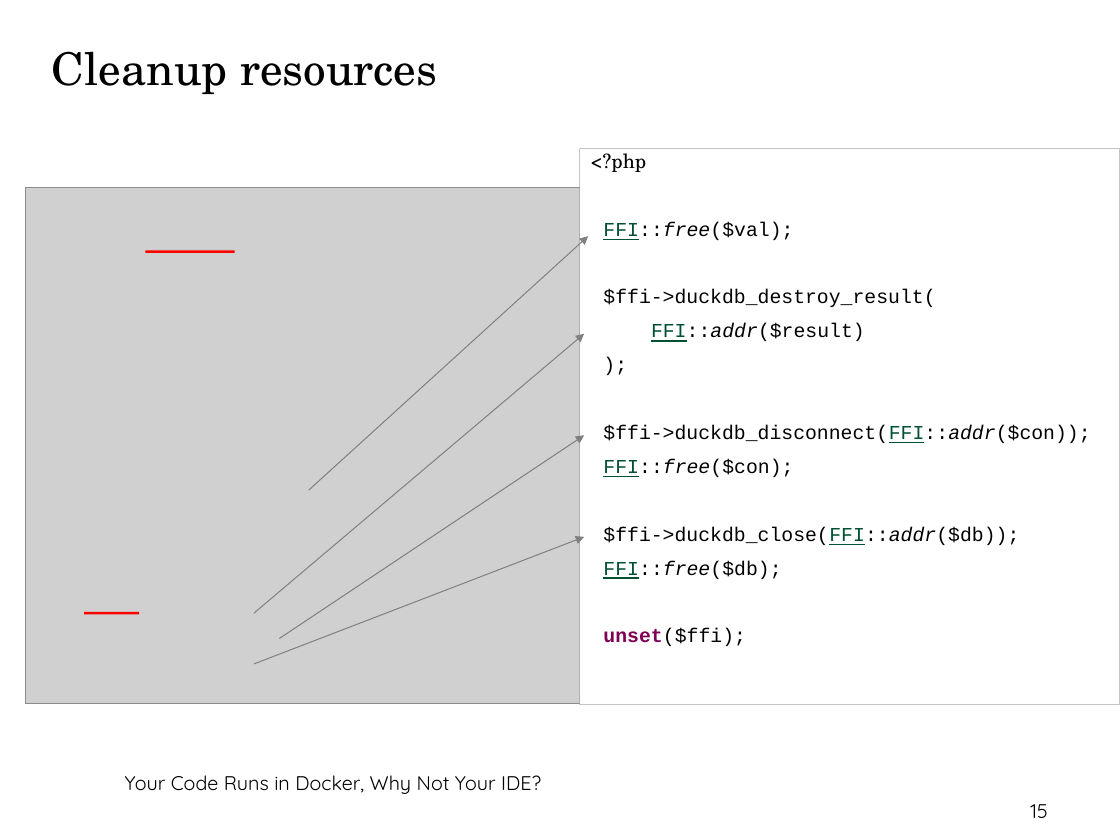
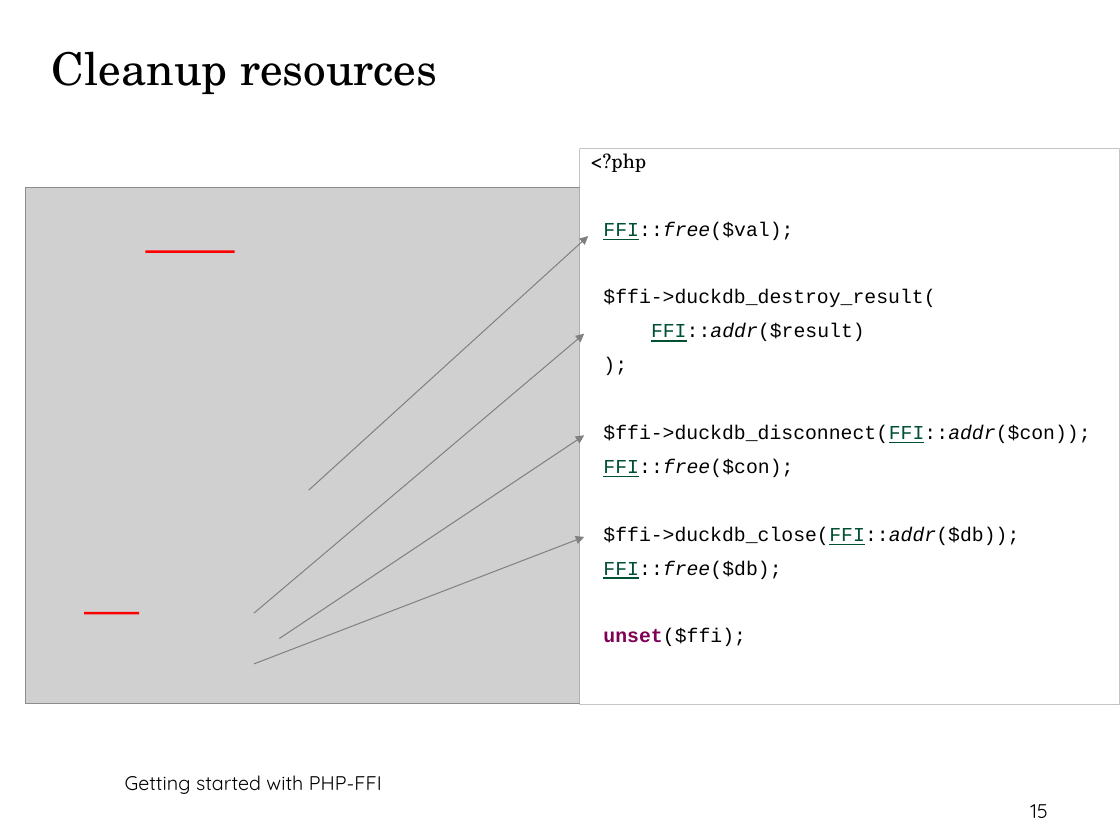
Before and after one commit to thbley/php-go-integration, a slide deck: slide 15 of getting_started_with_php_ffi.odp. Drawn at 1120x840 pixels with LibreOffice and Linux fonts; fonts in the diff are those of the drawing; grey boxes stand for pictures; background and template pictures are left out. Boxes give left, top, right and bottom in pixels: in the first picture for what was removed or moved away, otherwise in the second. Text is boxed around its words. In the diff, an @@ line names an element or a change of style, - is before the commit and + after.

```diff
--- a/getting_started_with_php_ffi.odp
+++ b/getting_started_with_php_ffi.odp
@@ text at (125,775,382,794): text changed @@
-Your Code Runs in Docker, Why Not Your IDE?
+Getting started with PHP-FFI
```
Also in this commit, not shown: 15 other slides changed, 1 other file.
